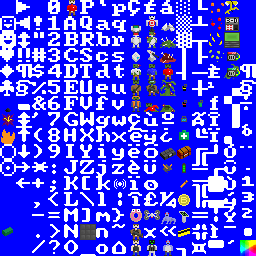
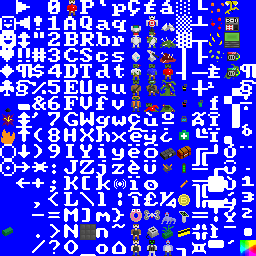
Before/after of a 256px x 256px layered artwork. What changed in the layer stack:
removed layer "marine" over [130, 229, 143, 238]
painted on "race companions" over [132, 210, 174, 239]
added layer "Layer 6" above "Layer 0" over [162, 230, 173, 239]
painted on "Layer 0" over [144, 226, 176, 238]
